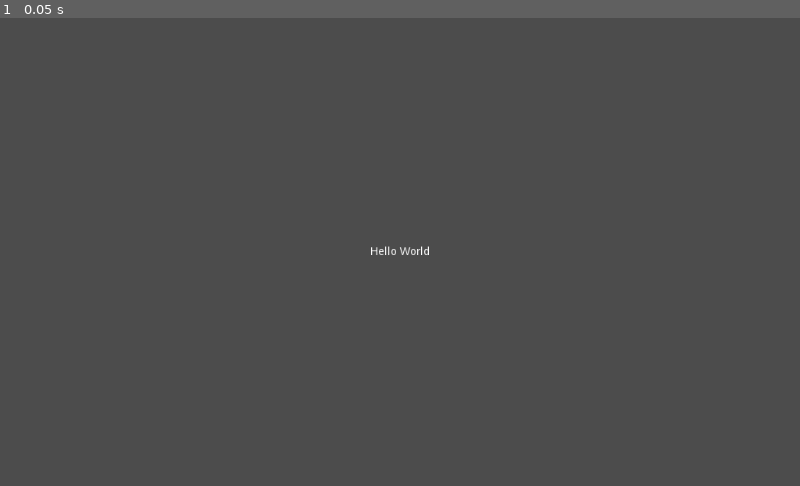
Above: before the commit, frame 1.
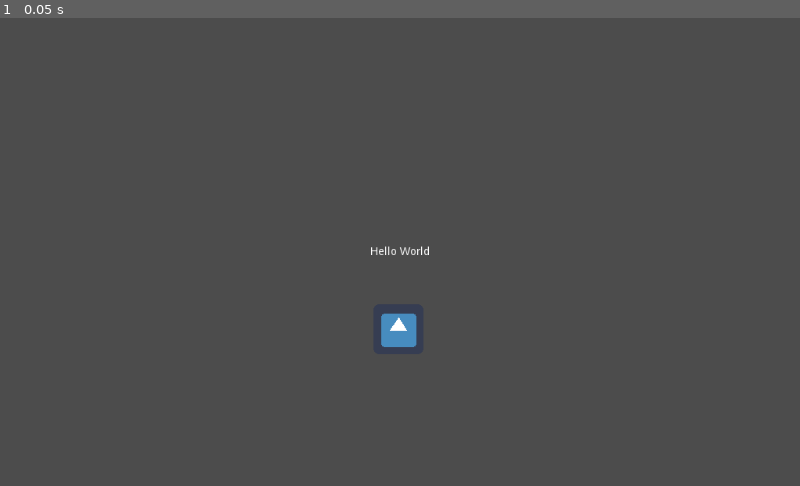
Above: after the commit, the same moment.

Repository: MrHillman1/godot-web
Game: Godot game, scene res://src/MainUI.tscn
The game is run twice, just before and just after one commit, with the same random seed, the same clock (stepped at 60 frames per second) and the same inputs. The engine's default icon, where the game draws it, is replaced by a stand-in: a white triangle on a blue panel in a dark square.
Inputs:
- Up to frame 1 (0.05 s): no input

The runs differ from the first frame. In frame 1, 0.3% of the frame differs, in the area x 47-53%, y 63-71%.

Commit message:
Test update

Diff:
--- a/project/src/MainUI.tscn
+++ b/project/src/MainUI.tscn
@@ -1,4 +1,6 @@
-[gd_scene format=2]
+[gd_scene load_steps=2 format=2]
+
+[ext_resource path="res://icon.png" type="Texture" id=1]
 
 [node name="MainUI" type="Control"]
 anchor_right = 1.0
@@ -14,3 +16,7 @@
 margin_right = 38.0
 margin_bottom = 7.0
 text = "Hello World"
+
+[node name="Icon" type="Sprite" parent="."]
+position = Vector2( 510, 399 )
+texture = ExtResource( 1 )
Not shown, changed: build/web/index.html
Not shown, changed: build/web/index.pck
